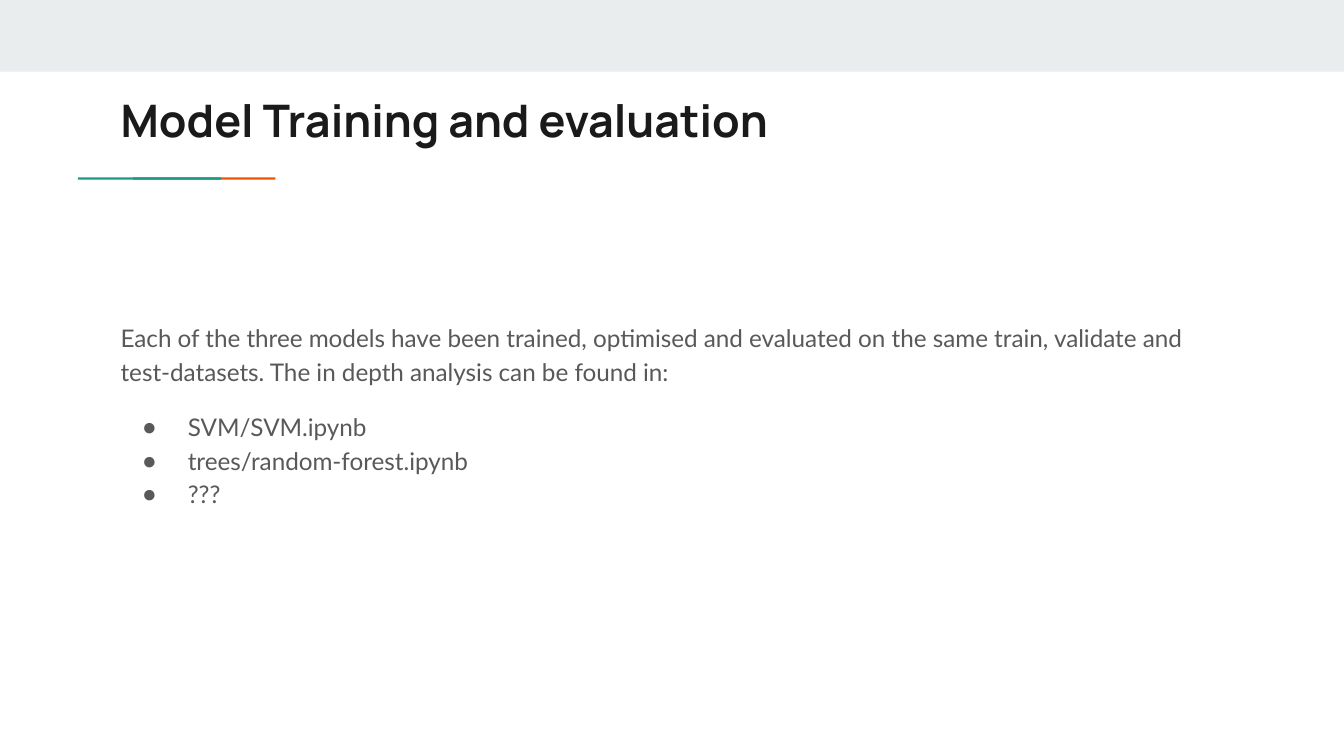
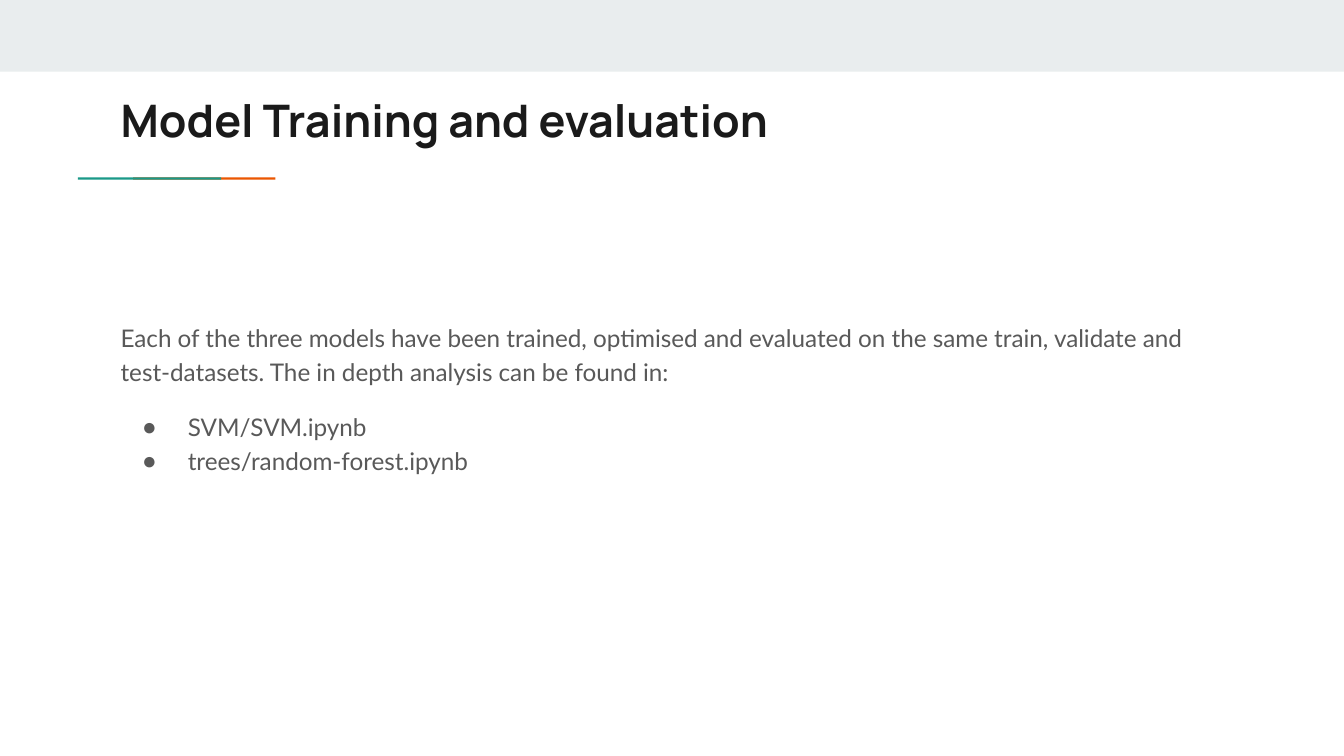
Before and after one commit to nono-zarazua/dog-learning, a slide deck: slide 6 of Practical Week Overview.pptx. Drawn at 1344x756 pixels with LibreOffice and Linux fonts; fonts in the diff are those of the drawing. Boxes give left, top, right and bottom in pixels: in the first picture for what was removed or moved away, otherwise in the second. Text is boxed around its words. In the diff, an @@ line names an element or a change of style, - is before the commit and + after.

```diff
--- a/Practical Week Overview.pptx
+++ b/Practical Week Overview.pptx
@@ text at <box>121,329,1182,474</box>: paragraph removed @@
-● ???
```
Also in this commit, not shown: 2 other slides changed, 1 slide removed.
